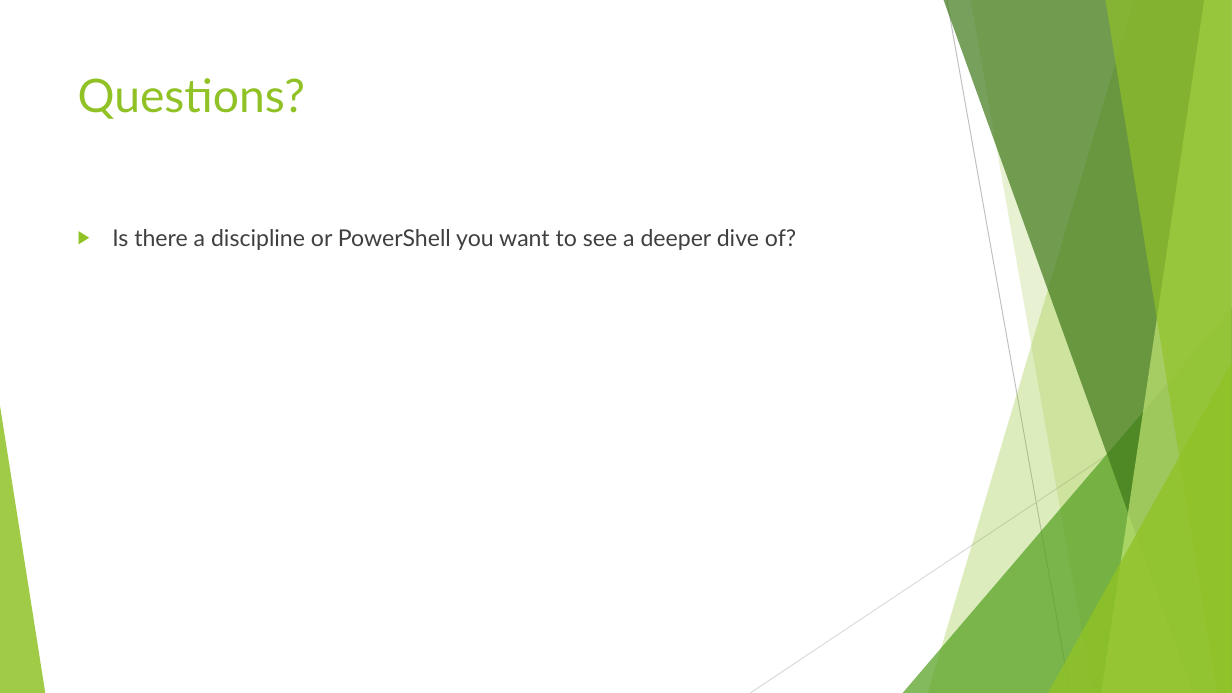
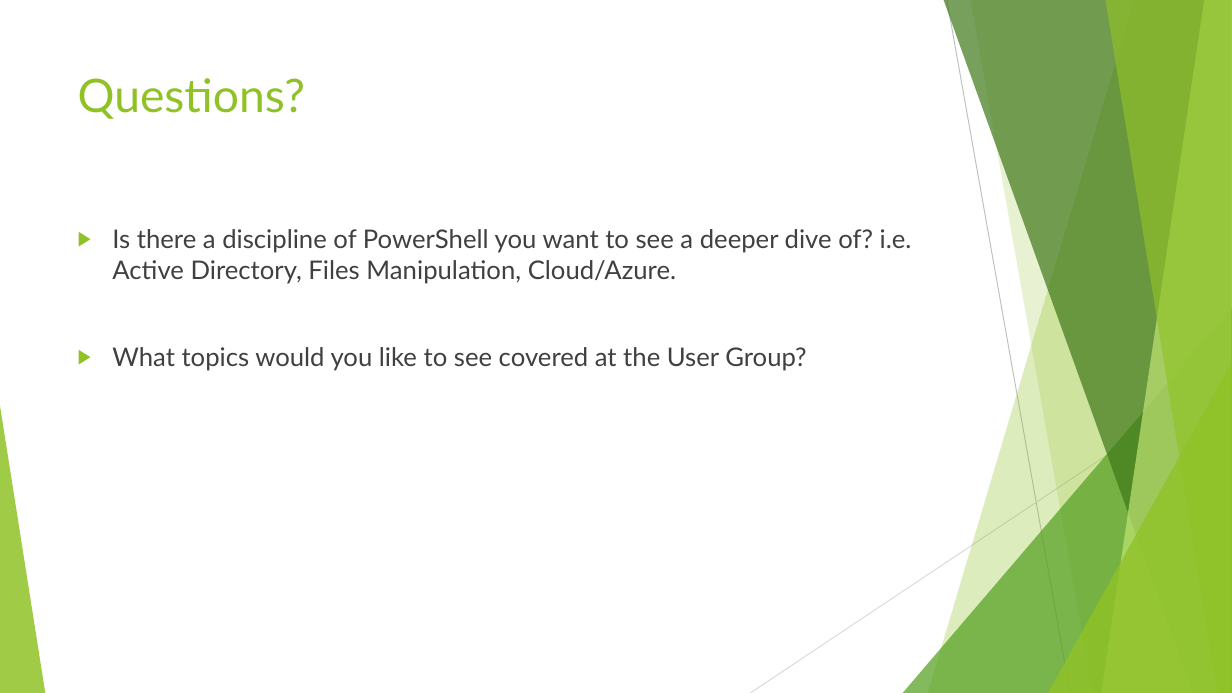
Before and after one commit to ergo3114/Fundamentals2, a slide deck: slide 16 of PowerShell Fundamentals 2.pptx (slide 12 before the commit). Drawn at 1232x693 pixels with LibreOffice and Linux fonts; fonts in the diff are those of the drawing. Boxes give left, top, right and bottom in pixels: in the first picture for what was removed or moved away, otherwise in the second. Text is boxed around its words. In the diff, an @@ line names an element or a change of style, - is before the commit and + after.

```diff
--- a/PowerShell Fundamentals 2.pptx
+++ b/PowerShell Fundamentals 2.pptx
@@ text at box(112, 229, 912, 371): text changed; size 18 to 20 pt @@
-▶ Is there a discipline or PowerShell you want to see a deeper dive of?
+▶ Is there a discipline of PowerShell you want to see a deeper dive of? i.e. Active Directory, Files Manipulation, Cloud/Azure.
+▶ What topics would you like to see covered at the User Group?
```
Also in this commit, not shown: 5 slides added, 1 slide removed, 1 other file.
